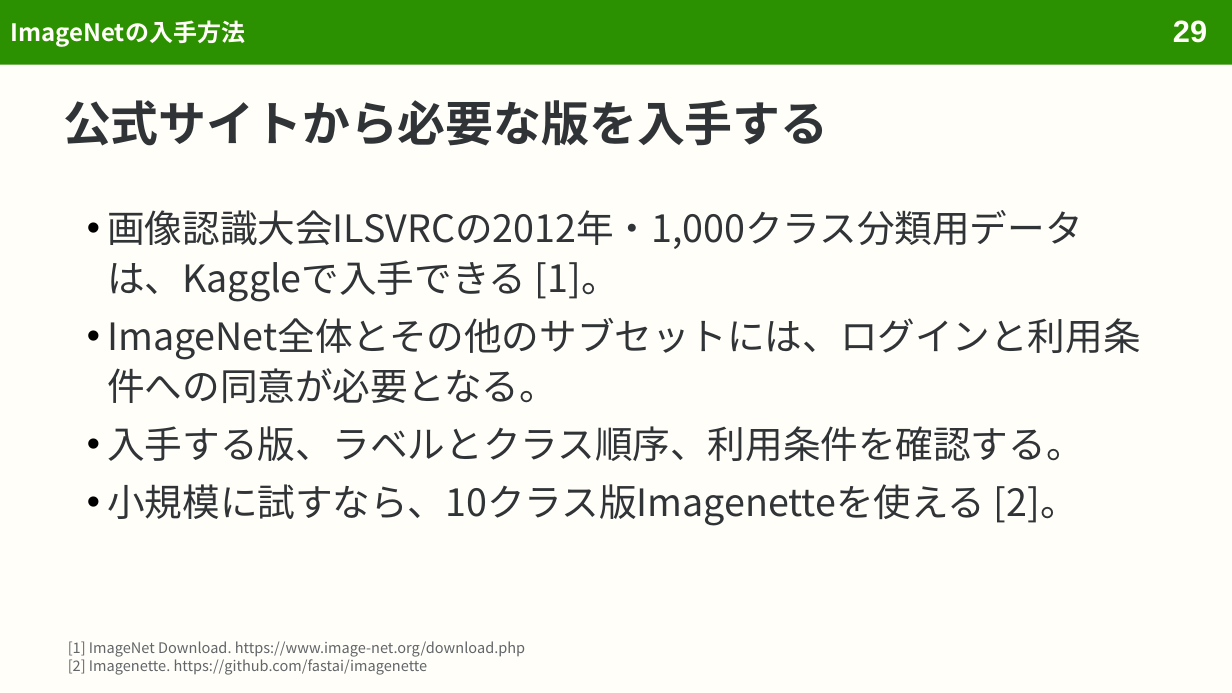
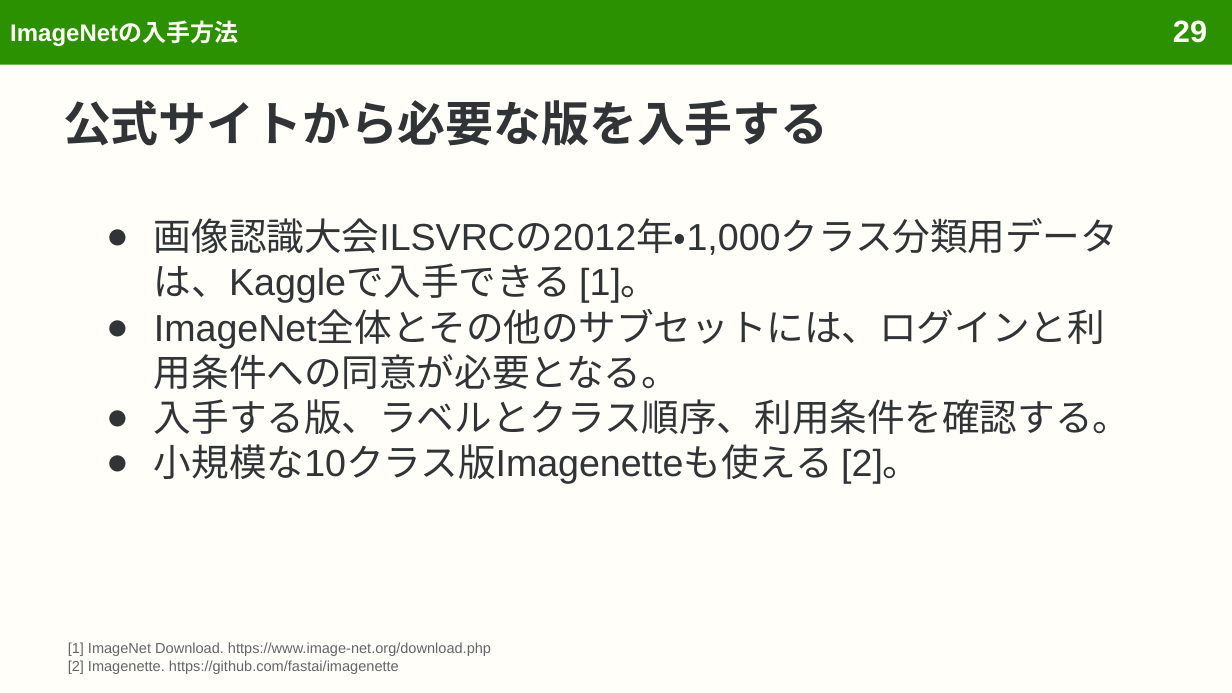
Before and after one commit to sasakiy84/datasets-in-10-minutes, a slide deck: slide 29 of slides/datasets-in-10-minutes-imagenet.pptx. Drawn at 1232x693 pixels with LibreOffice and Linux fonts; fonts in the diff are those of the drawing. Boxes give left, top, right and bottom in pixels: in the first picture for what was removed or moved away, otherwise in the second. Text is boxed around its words. In the diff, an @@ line names an element or a change of style, - is before the commit and + after.

```diff
--- a/slides/datasets-in-10-minutes-imagenet.pptx
+++ b/slides/datasets-in-10-minutes-imagenet.pptx
@@ title "ImageNetの入手方法" at <box>10,22,238,46</box>: font Noto Sans CJK JP to Arial @@
@@ text at <box>154,218,1130,434</box>: font Noto Sans CJK JP to Arial in "画像認識大会ILSVRCの2012年・1,000クラス分類用データは、Kaggleで入手できる [1]。", "ImageNet全体とその他のサブセットには、ログインと利用条件への同意が必要となる。", "入手する版、ラベルとクラス順序、利用条件を確認する。"; bullet • to ●; line spacing 1.1 to 1; less space between paragraphs; bullet colour #000000 to #303437 @@
@@ text at <box>154,444,920,484</box>: text changed; font Noto Sans CJK JP to Arial @@
-• 小規模に試すなら、10クラス版Imagenetteを使える [2]。
+● 小規模な10クラス版Imagenetteも使える [2]。
@@ text "[1] ImageNet Download. https://www.image-net.org/download.ph ..." at <box>68,642,491,674</box>: font Noto Sans CJK JP to Arial @@
```
Also in this commit, not shown: 66 other slides changed, 10 other files.
